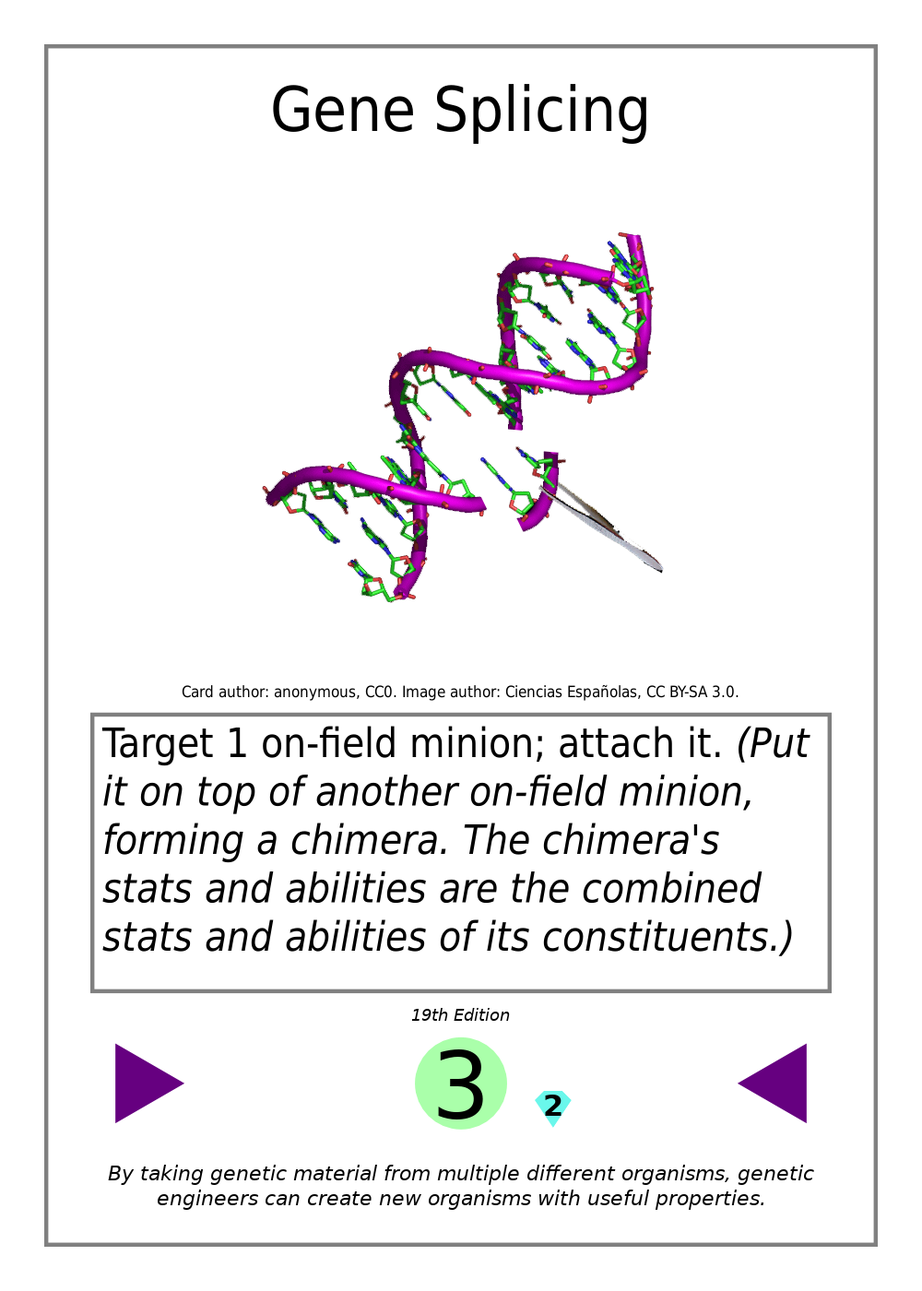
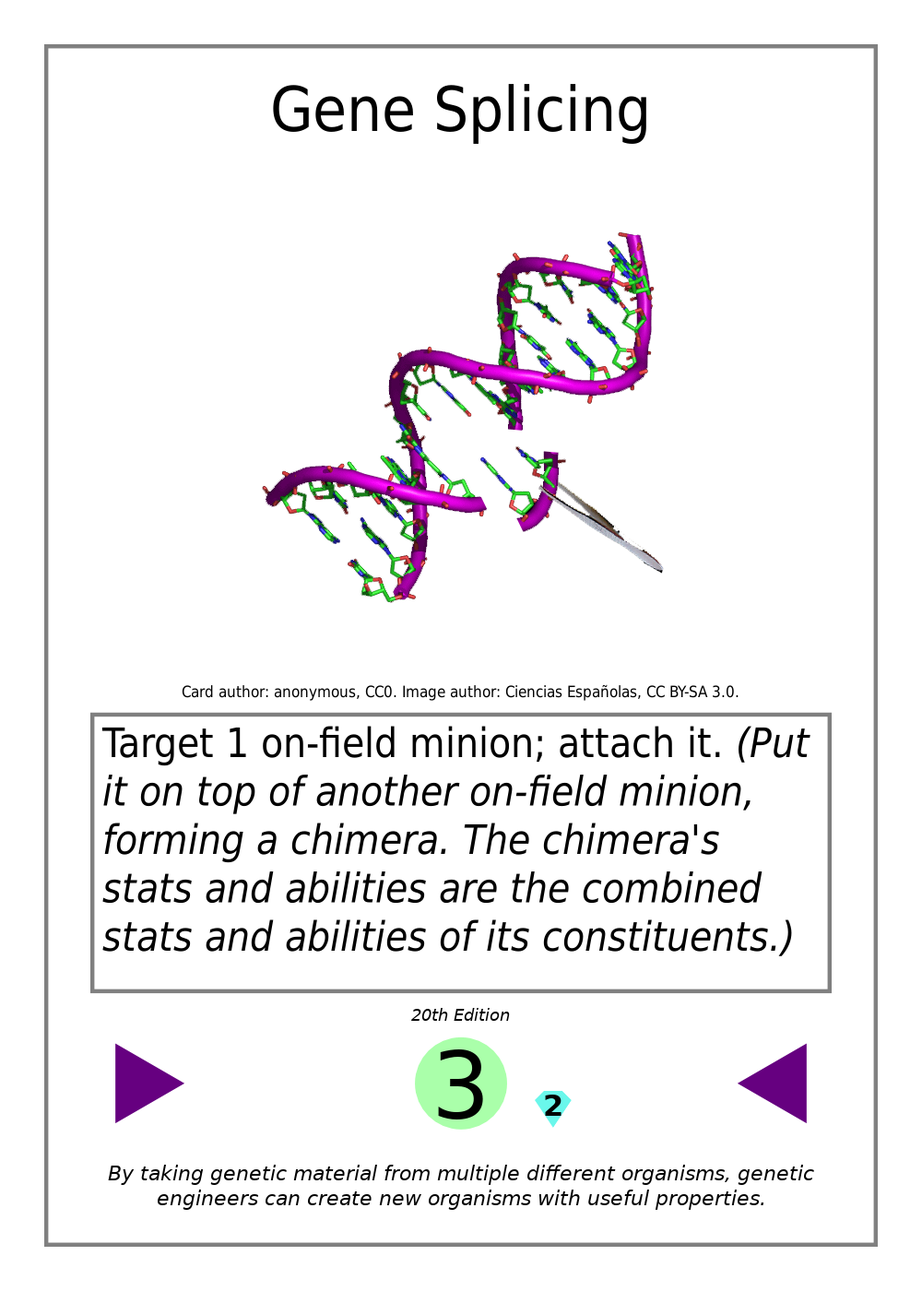
Two versions of the same layered image (922x1291). Layer-by-layer changes:
painted on "Edition Indicator" over 411, 1009, 432, 1022
